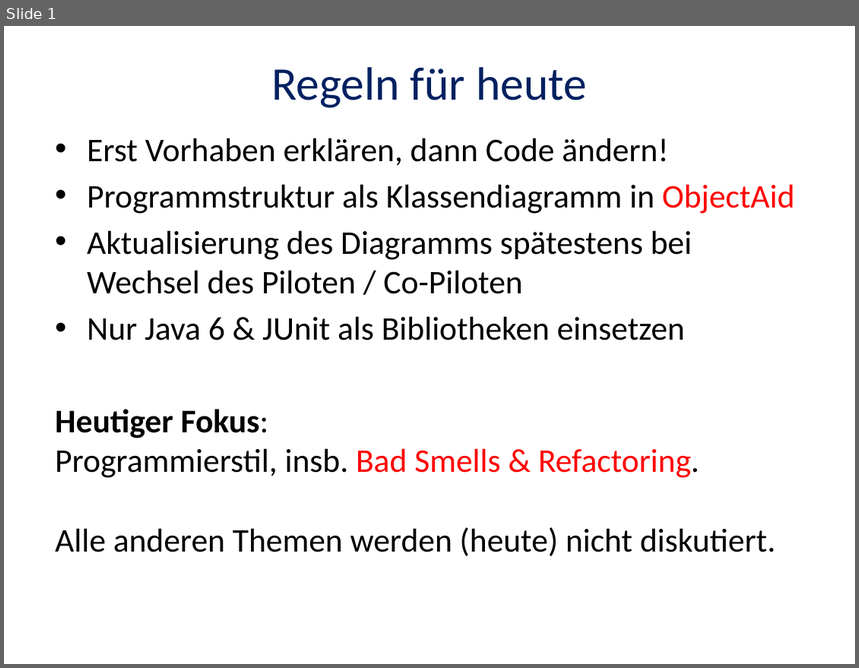
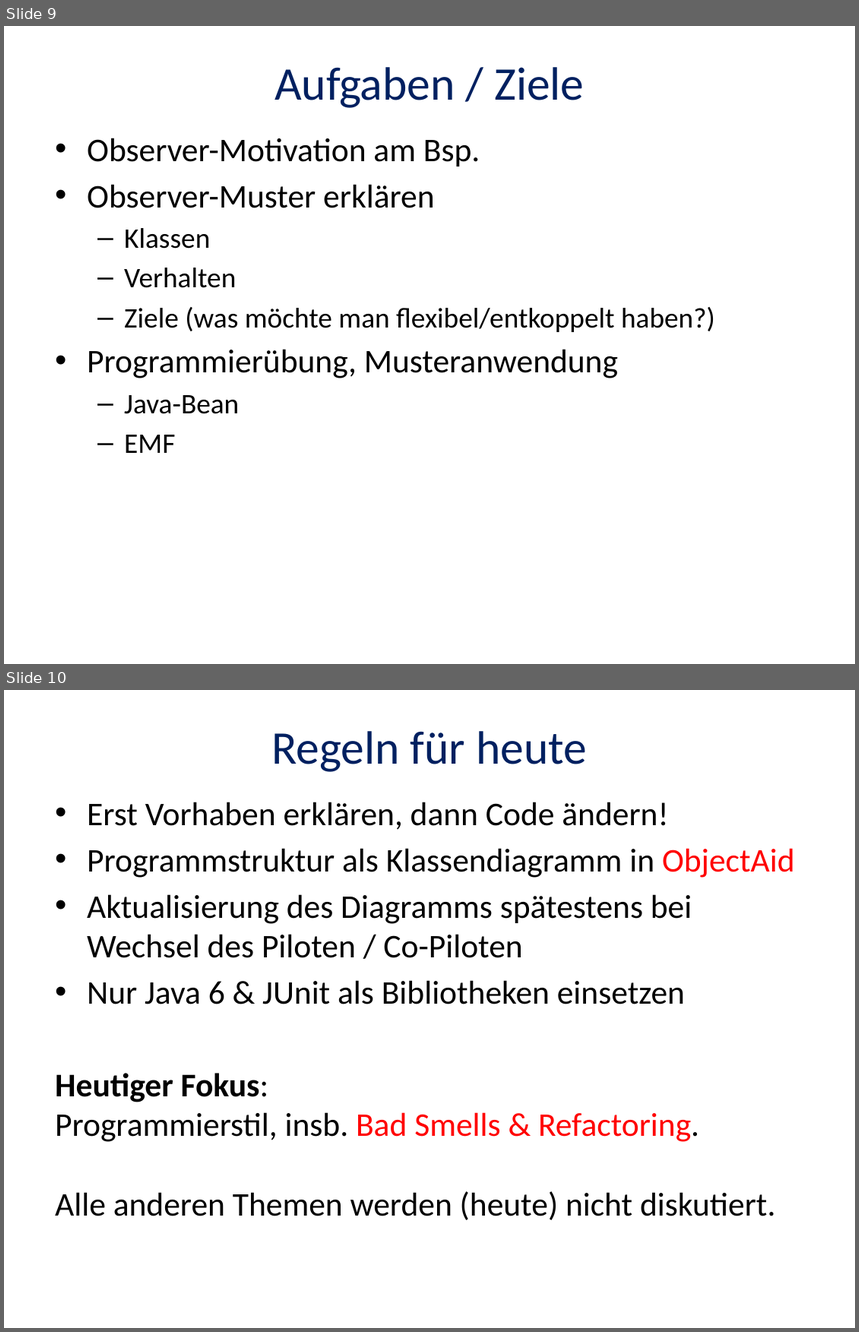
Before and after one commit to itbastian/CodingDojoDPA, a slide deck: Observer/Coding-Dojo-2015-05-06.pptx. Shown one above the other, each under a label of ours: slide 1 before the commit, slides 9 and 10 after it. The pictures are 859x668 and 859x1332 pixels, drawn with LibreOffice and Linux fonts; fonts in the diff are those of the drawing. Boxes give left, top, right and bottom in pixels: in the first picture for what was removed or moved away, otherwise in the second. Text is boxed around its words. In the diff, an @@ line names an element or a change of style, - is before the commit and + after.

```diff
--- a/Observer/Coding-Dojo-2015-05-06.pptx
+++ b/Observer/Coding-Dojo-2015-05-06.pptx
@@ slide 9 added at (4, 26, 855, 664), background #FFFFFF @@
@@ title added at (275, 67, 584, 108), 39.6 pt, text #002060 @@
+Aufgaben / Ziele
@@ text added at (87, 138, 715, 453), 28 pt, text #000000 @@
+• Observer-Motivation am Bsp.
+• Observer-Muster erklären
+  – Klassen
+  – Verhalten
+  – Ziele (was möchte man flexibel/entkoppelt haben?)
+• Programmierübung, Musteranwendung
+  – Java-Bean
+  – EMF
@@ what was slide 1 is now slide 10 @@
```
Also in this commit, not shown: 1 slide changed, 7 other slides added, 15 slides removed, 2 other files.
